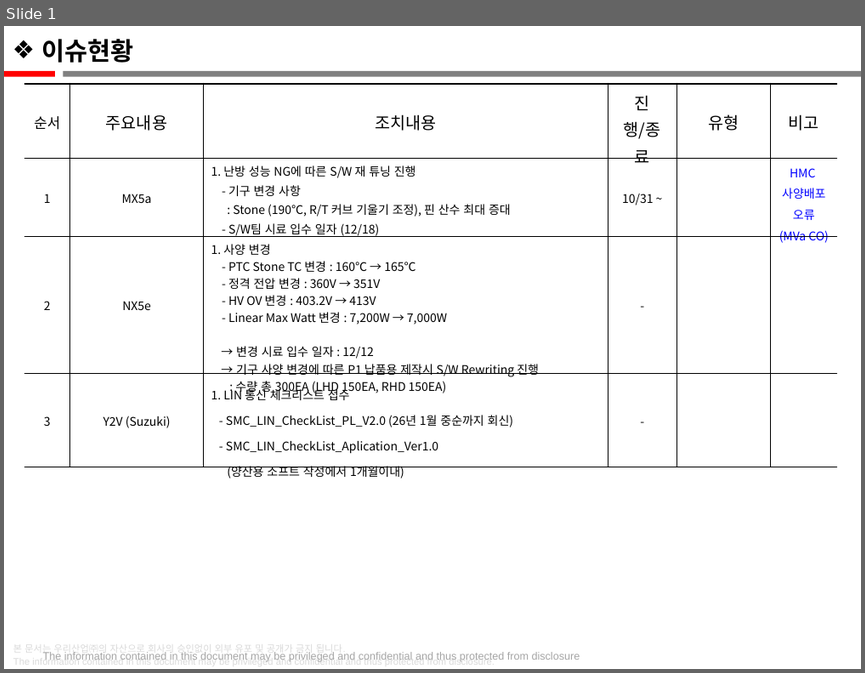
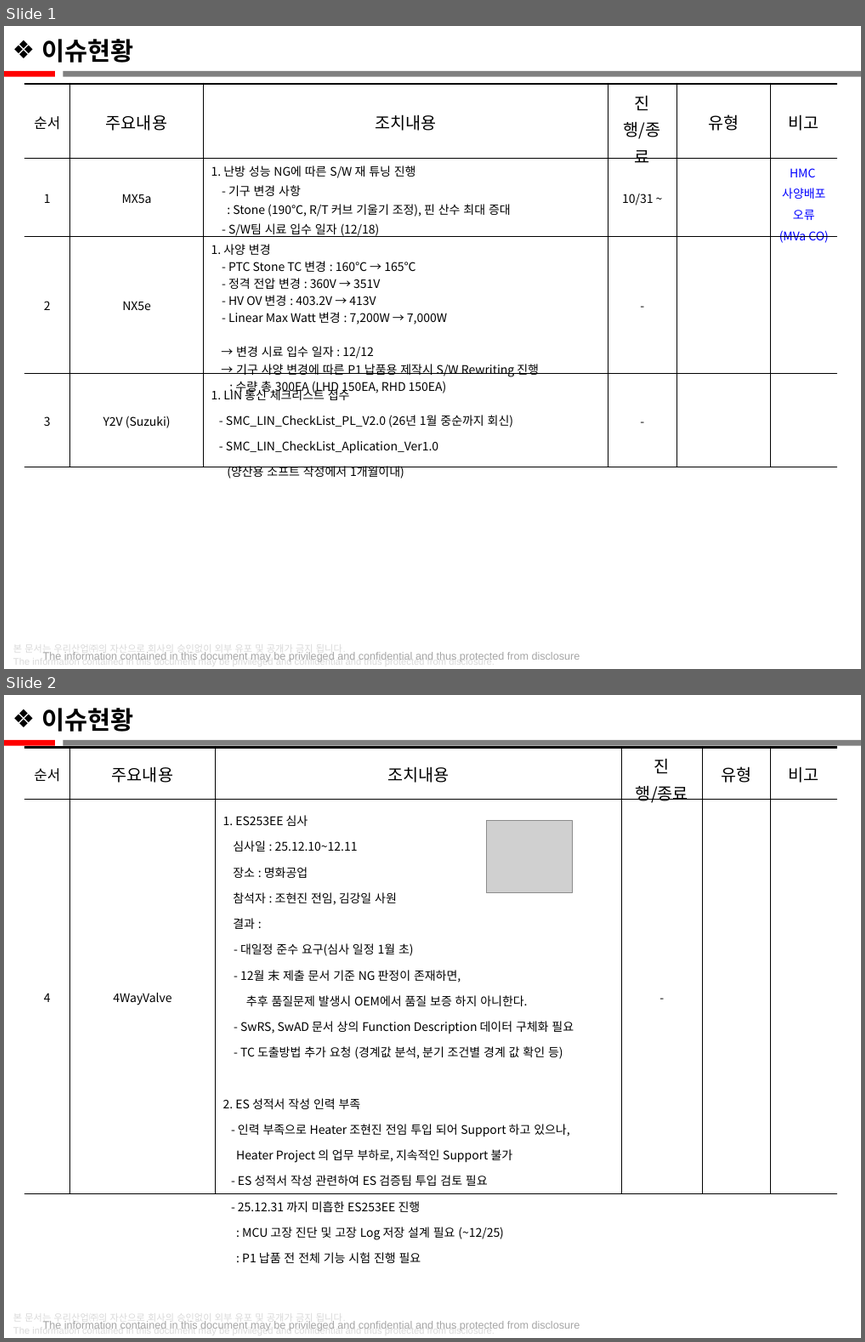
Before and after one commit to heats86/PTC_DOC, a slide deck: 1. 일정/1. Weekly Plan/보고자료/프로젝트/연구소_주간업무_EV_HEATER_SW1팀_251212.pptx. Shown one above the other, each under a label of ours: slide 1 before the commit, slides 1 and 2 after it. The pictures are 865x673 and 865x1342 pixels, drawn with LibreOffice and Linux fonts; fonts in the diff are those of the drawing; grey boxes stand for pictures; background and template pictures are left out. Boxes give left, top, right and bottom in pixels: in the first picture for what was removed or moved away, otherwise in the second. Text is boxed around its words. In the diff, an @@ line names an element or a change of style, - is before the commit and + after.

Commit message:
1. 주간업무 보고자료

```diff
--- a/1. 일정/1. Weekly Plan/보고자료/프로젝트/연구소_주간업무_EV_HEATER_SW1팀_251212.pptx
+++ b/1. 일정/1. Weekly Plan/보고자료/프로젝트/연구소_주간업무_EV_HEATER_SW1팀_251212.pptx
@@ slide 2 added at [4, 695, 861, 1338], background #FFFFFF; not listed: 4 template elements that a slide beside it also shows @@
@@ text added at [41, 708, 133, 732], 21 pt, text #000000, bold @@
+❖ 이슈현황
@@ table added at [24, 747, 837, 1266], 2 rows, 6 columns @@
+순서 | 주요내용 | 조치내용 | 진행/종료 | 유형 | 비고
+4 | 4WayValve | 1. ES253EE 심사 / 심사일 : 25.12.10~12.11 / 장소 : 명화공업 / 참석자 : 조현진 전임, 김강일 사원 / 결과 : / - 대일정 준수 요구(심사 일정 1월 초) / - 12월 末 제출 문서 기준 NG 판정이 존재하면, / 추후 품질문제 발생시 OEM에서 품질 보증 하지 아니한다. / - SwRS, SwAD 문서 상의 Function Description 데이터 구체화 필요 / - TC 도출방법 추가 요청 (경계값 분석, 분기 조건별 경계 값 확인 등) / 2. ES 성적서 작성 인력 부족 / - 인력 부족으로 Heater 조현진 전임 투입 되어 Support 하고 있으나, / Heater Project 의 업무 부하로, 지속적인 Support 불가 / - ES 성적서 작성 관련하여 ES 검증팀 투입 검토 필요 / - 25.12.31 까지 미흡한 ES253EE 진행 / : MCU 고장 진단 및 고장 Log 저장 설계 필요 (~12/25) / : P1 납품 전 전체 기능 시험 진행 필요 | - |  | 
@@ picture added at [487, 821, 572, 893] @@
```
Also in this commit, not shown: 3 slides changed, 1 other file.
